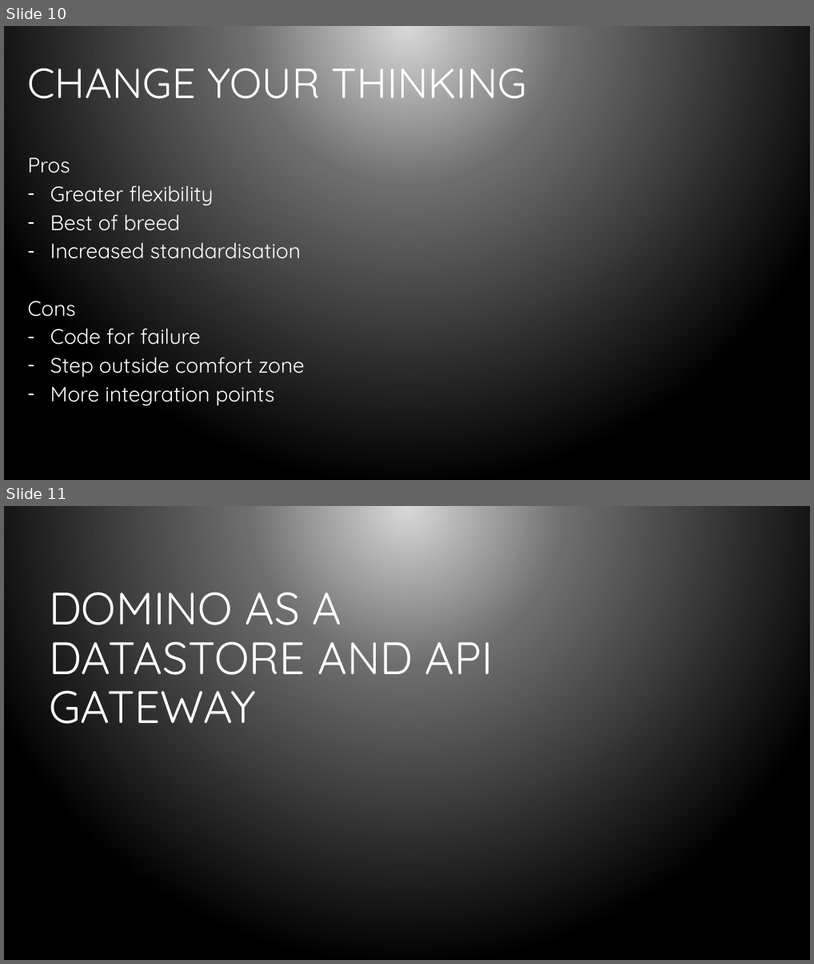
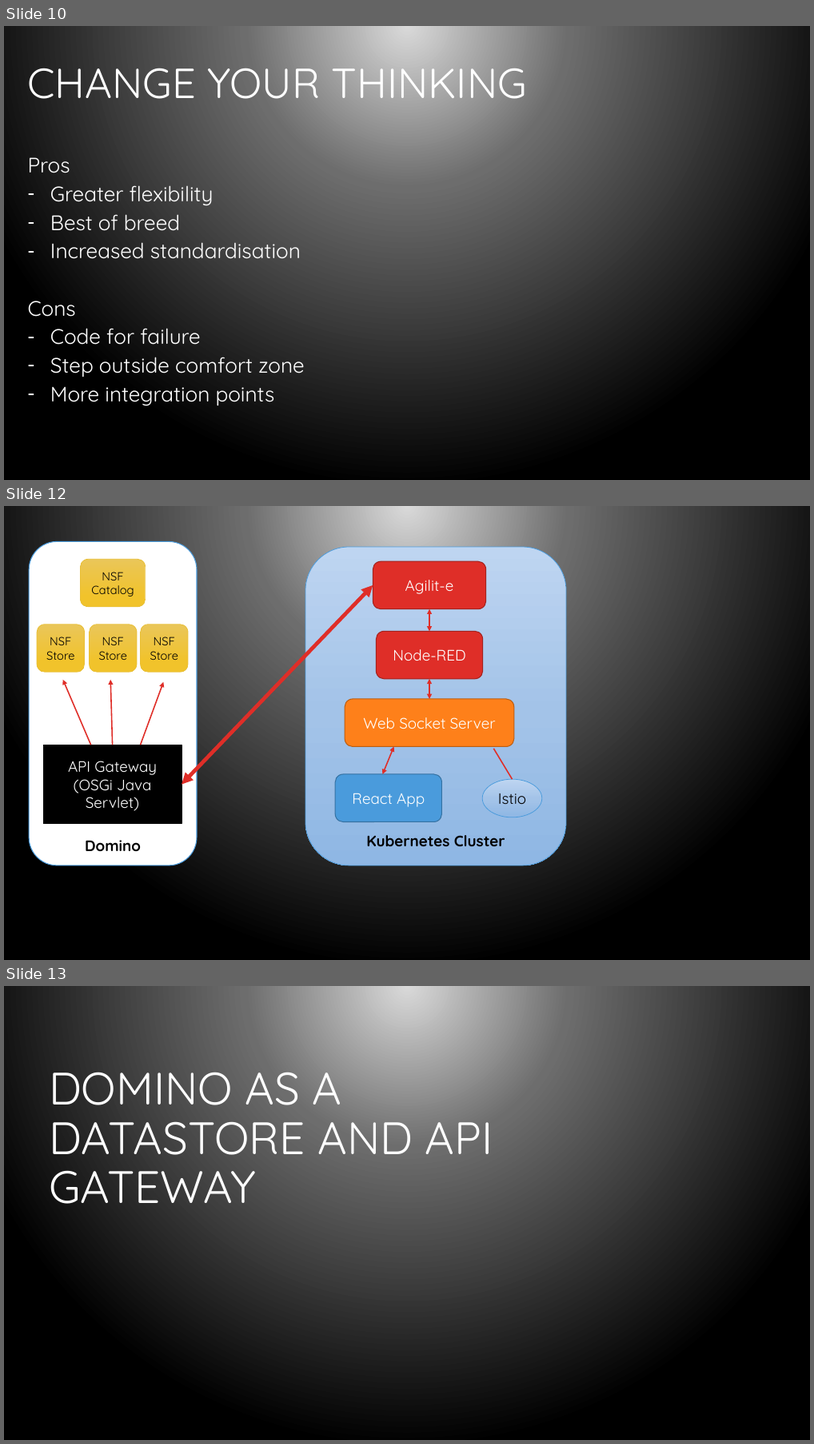
Before and after one commit to bleedingcode/domino-js-masterclass, a slide deck: presentation/8598 Domino and JS.pptx. Shown one above the other, each under a label of ours: slides 10 and 11 before the commit, slides 10, 12 and 13 after it; the slides between them are not shown. The pictures are 814x964 and 814x1444 pixels, drawn with LibreOffice and Linux fonts; fonts in the diff are those of the drawing; background and template pictures are left out. Boxes give left, top, right and bottom in pixels: in the first picture for what was removed or moved away, otherwise in the second. Text is boxed around its words. In the diff, an @@ line names an element or a change of style, - is before the commit and + after.

```diff
--- a/presentation/8598 Domino and JS.pptx
+++ b/presentation/8598 Domino and JS.pptx
@@ slide 12 added at [4,506,810,960], background gradient #D9D9D9 to #6D6D6D to #000000 @@
@@ rounded rectangle added at [29,542,196,865], fill #FFFFFF, outline #4A9BDC 1 pt, 18 pt, text #000000, bold @@
+Domino
@@ rounded rectangle added at [306,547,566,865], fill gradient #BFD6F2 to #A4C4E9 to #8FB7E4, outline #4A9BDC 0.75 pt, 18 pt, text #000000, bold @@
+Kubernetes Cluster
@@ rounded rectangle added at [80,560,145,607], fill gradient #EBC659 to #F2C42C, outline #E9BF35 0.75 pt, 14 pt, text #000000 @@
+NSF Catalog
@@ rounded rectangle added at [373,562,486,609], fill #DF2E28, outline #A5221E 1 pt, 18 pt, text #FFFFFF @@
+Agilit-e
@@ double arrow added from (182, 784) to (373, 585), #DF2E28 4.5 pt @@
@@ rounded rectangle added at [37,624,85,672], fill gradient #EBC659 to #F2C42C, outline #E9BF35 0.75 pt, 14 pt, text #000000 @@
+NSF Store
@@ rounded rectangle added at [90,624,137,672], fill gradient #EBC659 to #F2C42C, outline #E9BF35 0.75 pt, 14 pt, text #000000 @@
+NSF Store
@@ rounded rectangle added at [141,624,189,672], fill gradient #EBC659 to #F2C42C, outline #E9BF35 0.75 pt, 14 pt, text #000000 @@
+NSF
+Store
@@ double arrow added from (430, 632) to (430, 609), #DF2E28 1.5 pt @@
@@ rounded rectangle added at [377,632,483,679], fill #DF2E28, outline #A5221E 1 pt, 18 pt, text #FFFFFF @@
+Node-RED
@@ arrow added from (91, 745) to (62, 680), #DF2E28 1.5 pt @@
@@ arrow added from (112, 745) to (110, 680), #DF2E28 1.5 pt @@
@@ arrow added from (141, 745) to (164, 682), #DF2E28 1.5 pt @@
@@ double arrow added from (430, 699) to (430, 679), #DF2E28 1.5 pt @@
@@ rounded rectangle added at [345,699,514,747], fill #FE801A, outline #BC5F13 1 pt, 18 pt, text #FFFFFF @@
+Web Socket Server
@@ rectangle added at [43,745,182,824], fill #000000, outline #000000 1 pt, 18 pt, text #FFFFFF @@
+API Gateway
+(OSGi Java Servlet)
@@ double arrow added from (382, 774) to (394, 747), #DF2E28 1.5 pt @@
@@ line added from (494, 748) to (513, 779), #DF2E28 1.5 pt @@
@@ rounded rectangle added at [335,774,442,822], fill #4A9BDC, outline #3773A3 1 pt, 18 pt, text #FFFFFF @@
+React App
@@ ellipse added at [482,779,542,817], fill gradient #BFD6F2 to #A4C4E9 to #8FB7E4, outline #4A9BDC 0.75 pt, 18 pt, text #000000 @@
+Istio
@@ what was slide 11 is now slide 13 @@
```
Also in this commit, not shown: 7 slides changed, 2 other slides added, 2 other files.
